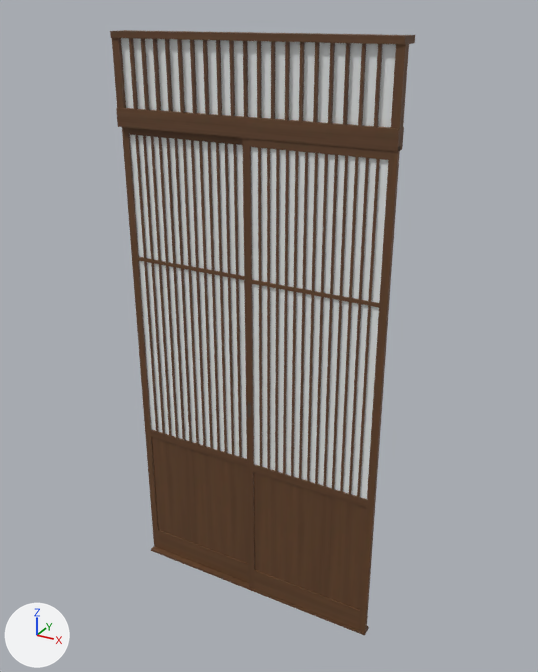
Two versions of the glTF model public/models/genkandoor.glb, one commit apart.
Rendered twice from a 50 mm lens placed at (1.24, -2.76, 2.38), pointed at (-0.09, -0.34, 1.17). The axes (+X, +Y, +Z) are drawn at lower left. The lights are the same throughout. The picture after the commit comes second. Where no turn or scale is listed for an object, it has been applied to the vertices. Vertices at exactly the same position are counted once.

In view in the first picture: 'GenkanDoorFrame', 'GenkanDoorN', 'GenkanDoorS'.
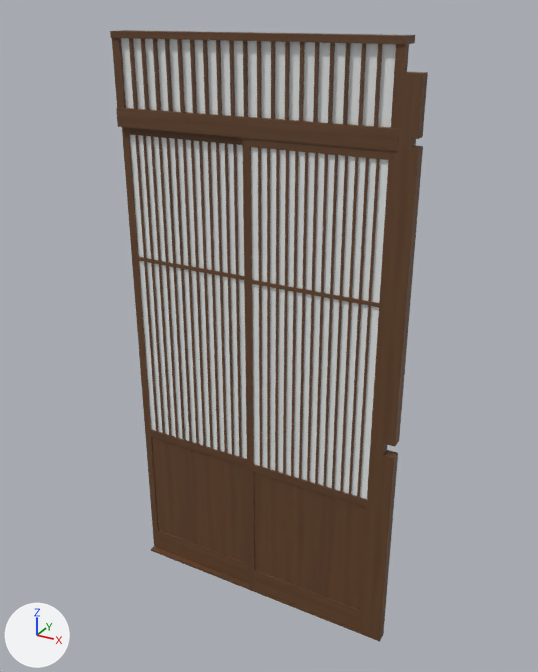
The change, as a diff of the scene's bpy script:
```diff
--- a/public/models/genkandoor.glb.py
+++ b/public/models/genkandoor.glb.py
@@ me_genkandoorframe @@
 # used by ob_genkandoorframe; location = (0.0, 0.0, 0.0)
-me_genkandoorframe.from_pydata(...)  # 196 vertices, 290 faces; spans x -0.71..0.43, y -0.43..-0.34, z -0.1..2.3
+me_genkandoorframe.from_pydata(...)  # 228 vertices, 350 faces; spans x -0.71..0.5, y -0.43..-0.34, z -0.1..2.3
+# me_genkandoorframe part 1: a new loose piece of 32 vertices spanning x 0.43..0.5, y -0.43..-0.38, z -0.1..2.2, in mat_genkandoorwood (picture img_genkan_door_wood)
 me_genkandoorframe.materials.append(mat_genkandoorwood)
```

Location of each change, (x1, y1, x2, y2) in pixels of the pictures (538 x 672 px):
'GenkanDoorFrame', reshaped
    before: (110, 30, 415, 636)
    after: (110, 30, 428, 642)
part 1 of me_genkandoorframe, added (brown)
    after: (365, 72, 428, 642)
